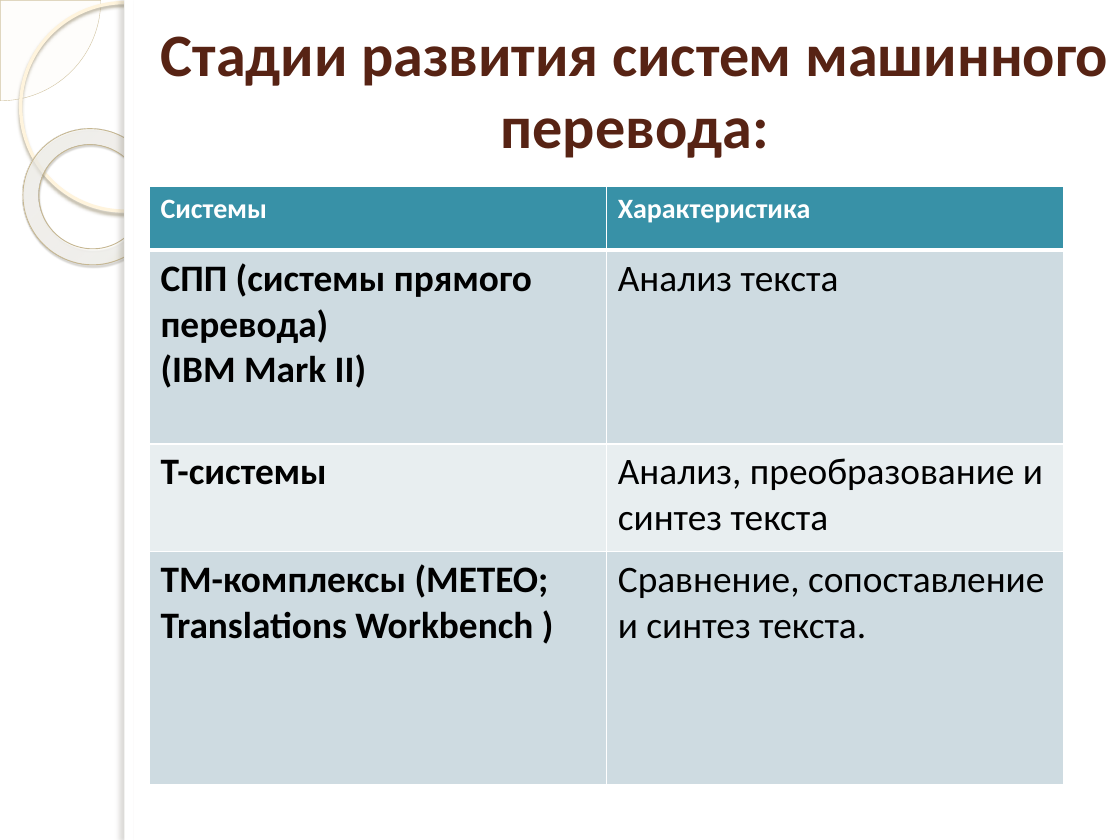
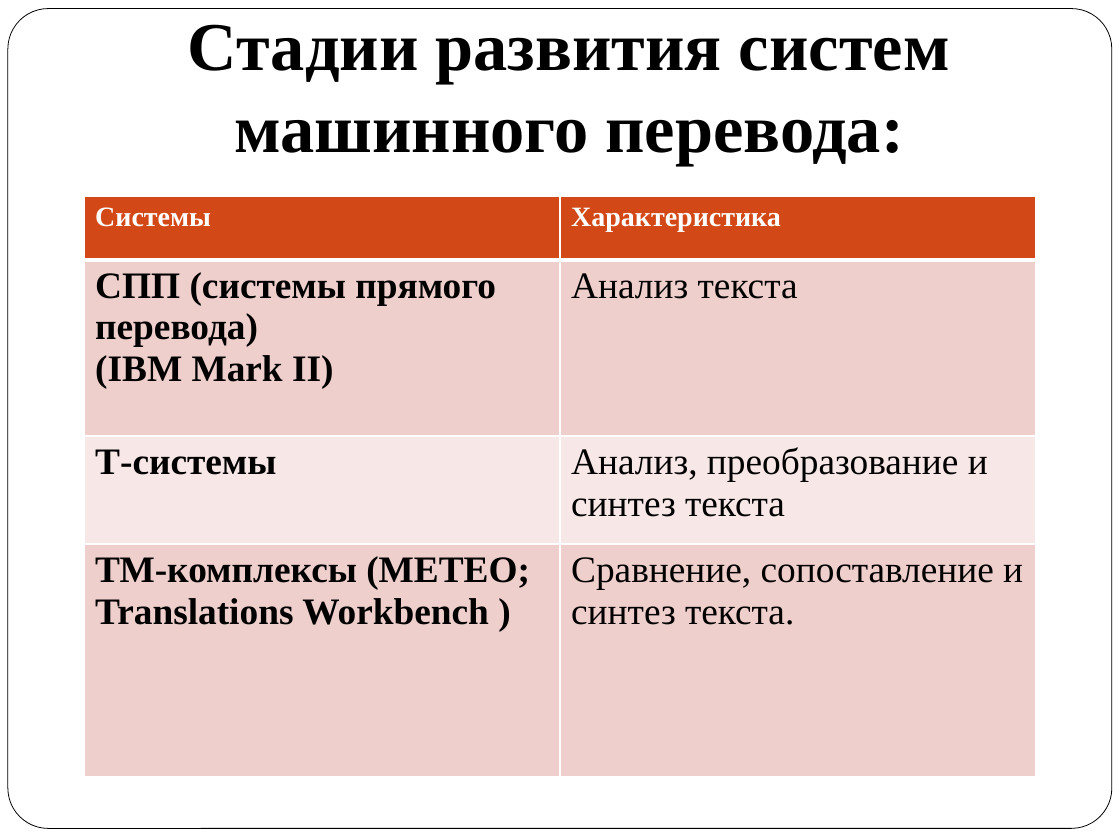
Before and after one commit to AnnaOnuchina/-, a slide deck: slide 8 of Курсовая Машинный перевод.pptx. Drawn at 1120x840 pixels with LibreOffice and Linux fonts; fonts in the diff are those of the drawing; background and template pictures are left out. Boxes give left, top, right and bottom in pixels: in the first picture for what was removed or moved away, otherwise in the second. Text is boxed around its words. In the diff, an @@ line names an element or a change of style, - is before the commit and + after.

```diff
--- a/Курсовая Машинный перевод.pptx
+++ b/Курсовая Машинный перевод.pptx
@@ pie slice (boxed as its full ellipse) removed at (0, 0, 101, 101) @@
@@ rounded rectangle added at (8, 9, 1112, 829), fill #FFFFFF, outline #000000 0.5 pt @@
@@ ellipse removed at (20, 2, 228, 211) @@
@@ title "Стадии развития систем машинного перевода:": place and size @@
-title "Стадии развития систем машинного перевода:" at (161, 36, 1108, 158)
+title "Стадии развития систем машинного перевода:" at (188, 24, 950, 165)
@@ title "Стадии развития систем машинного перевода:" at (188, 24, 950, 165): size 38.7 to 44 pt, font Calibri to Times New Roman, text colour #572314 to #000000; vertical alignment middle to bottom @@
@@ rectangle removed at (124, 0, 1120, 840) @@
@@ rectangle removed at (124, 0, 133, 840) @@
@@ donut removed at (0, 101, 187, 292) @@
@@ table at (84, 196, 1036, 791) @@
@@ fill #3891A7 to #D34817 in row 1 @@
@@ fill #CEDCE1 to #EFCFCC in 4 cells @@
@@ fill #E8EEF1 to #F7E9E8 in row 3 @@
@@ font Calibri to Times New Roman @@
@@ table: place and size @@
-table at (149, 187, 1063, 782)
+table at (84, 196, 1036, 791)
```
Also in this commit, not shown: 12 other slides changed.
